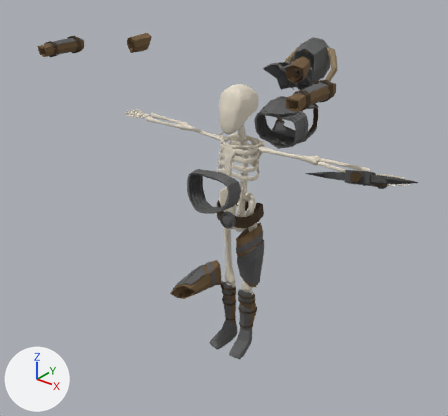
The FBX model SkeletonEnemy.fbx, before and after one commit.
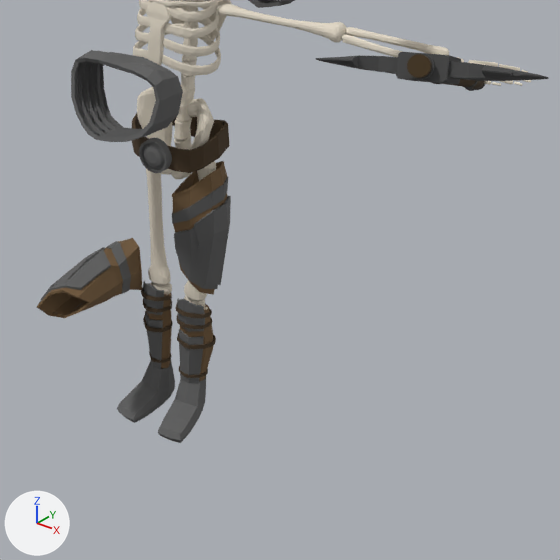
There are two pictures of each version: one whole from a camera (50 mm lens) standing at (8.25, -10.93, 10.68) and looking at (-0.2, -0.37, 4.13), one close up on the part from 34% to 95% of the width and 35% to 100% of the height. The lights are fixed; the arrows at lower left show +X, +Y and +Z. Where no turn or scale is listed for an object, it has been applied to the vertices.

Objects in the first close-up: 'Belt', 'Boot Left', 'Boot Right', 'Chest Plate Under2', 'Leg Armor Left', 'Leg Armor Right', 'Low Poly Axe', 'Shin Armor Left', 'Shin Armor Right', 'Skeleton'.
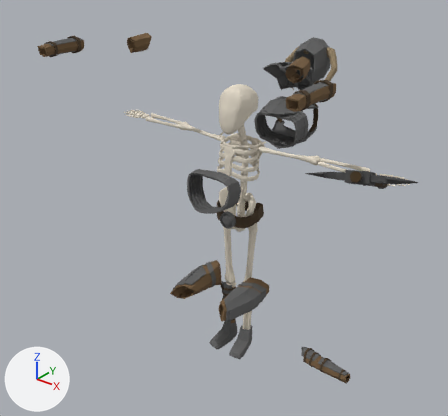
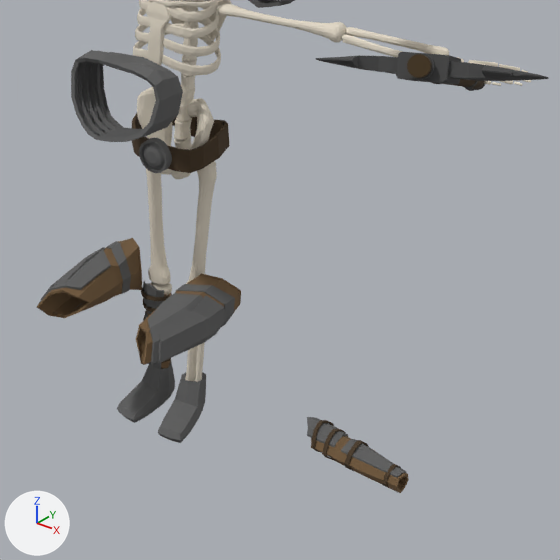
Where the change shows, as pixel boxes [x1, y1, x2, y2] in the close-ups (560 x 560 px):
'Leg Armor Left', moved, turned: before [172, 161, 231, 295]; after [136, 273, 241, 365]
'Shin Armor Left', moved, turned: before [175, 298, 216, 383]; after [307, 417, 409, 493]
'Shin Armor Right', unchanged, covered by the edit: before [141, 281, 173, 369]; after [141, 281, 172, 369]

The change, as a diff of the scene's bpy script:
```diff
--- a/SkeletonEnemy.fbx.py
+++ b/SkeletonEnemy.fbx.py
@@ ob_shin_armor_left @@
 ob_shin_armor_left = bpy.data.objects.new('Shin Armor Left', me_cube_016)
-ob_shin_armor_left.location = (0.29, 0.02, 1.21)
-ob_shin_armor_left.rotation_euler = (0.00342, 0.000402, 0.075)  # degrees (0.2, 0, 4.3)
+ob_shin_armor_left.location = (2.6, 0.2, 0.35)
+ob_shin_armor_left.rotation_euler = (-1.554, 0.0268, 1.569)  # degrees (-89, 1.5, 90)
 ob_shin_armor_left.scale = (0.511, 0.482, 0.482)
@@ ob_leg_armor_left @@
 ob_leg_armor_left = bpy.data.objects.new('Leg Armor Left', me_cube_026)
-ob_leg_armor_left.location = (0.41, -0.07, 3.0)
-ob_leg_armor_left.rotation_euler = (0.0173, 0.0026, 0.115)  # degrees (1, 0.1, 6.6)
+ob_leg_armor_left.location = (0.67, -0.63, 2.02)
+ob_leg_armor_left.rotation_euler = (-1.608, 0.186, -0.0135)  # degrees (-92, 11, -0.8)
 ob_leg_armor_left.scale = (0.455, 0.491, 0.491)
```
